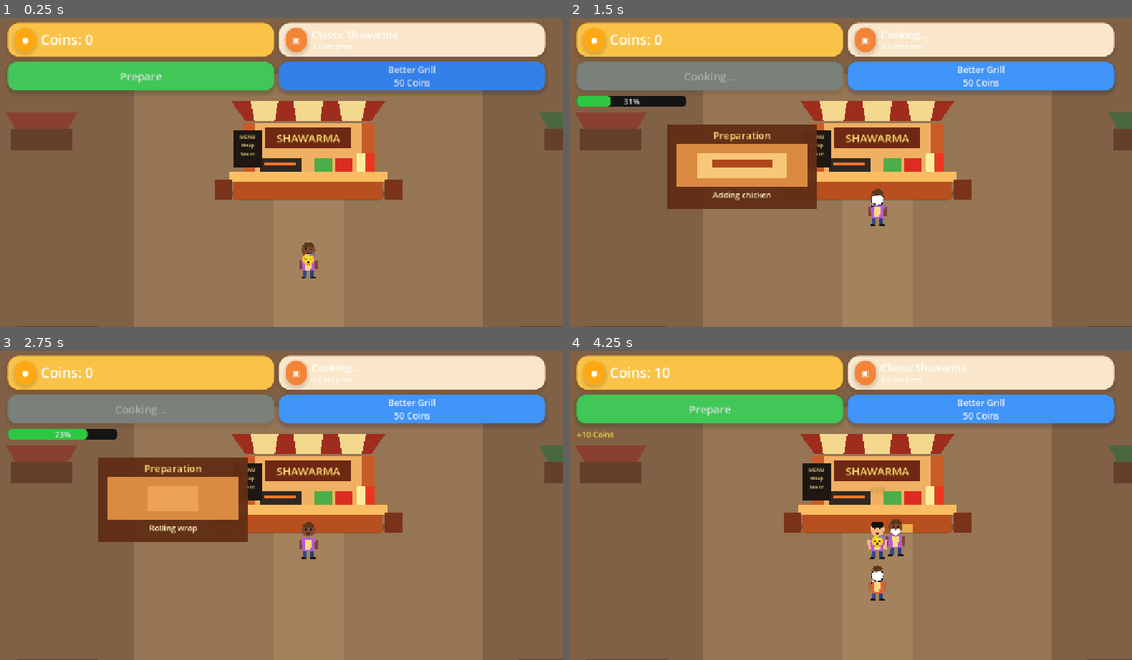
Above: before the commit, frames 1-4 (two rows, left to right).
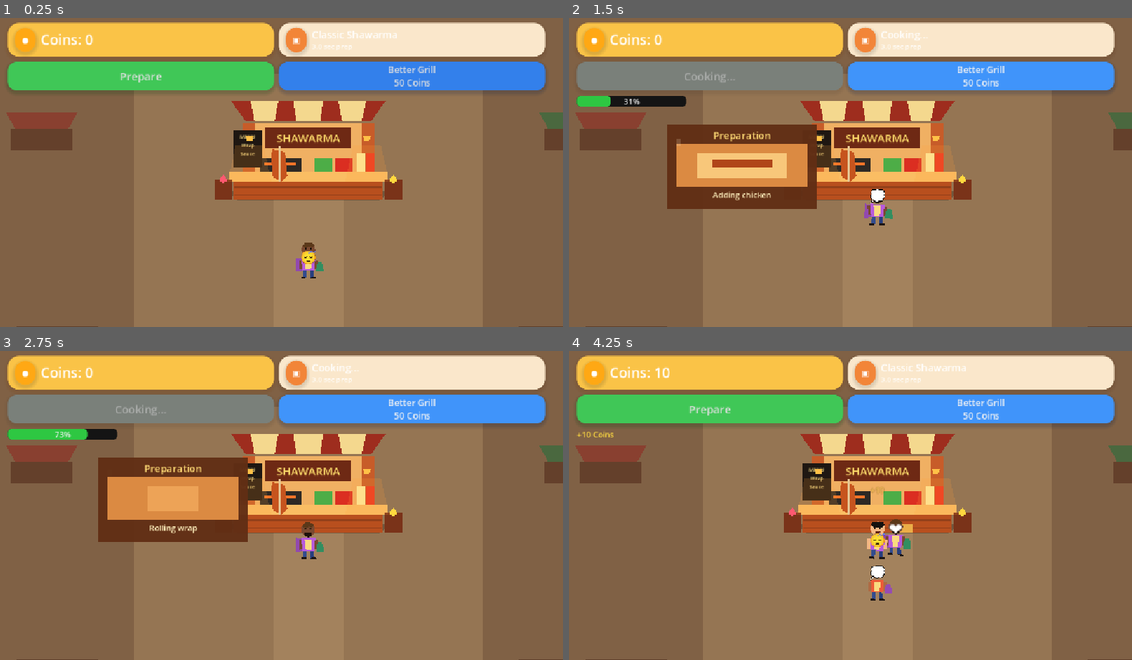
Above: after the commit, the same moments.

Repository: pyto159/ShawarmaEmpire
Game: Godot game, scene res://Scenes/Main.tscn
Two runs of this game, one before a commit and one after it. Both use one fixed random seed, a clock stepped at 60 frames per second and the inputs below.
Inputs:
- Up to frame 1 (0.25 s): no input
- Up to frame 2 (1.5 s): click "Prepare" at 0.5 s; click "Better Grill 50 Coins" at 1.25 s
- Up to frame 3 (2.75 s): click "Better Grill 50 Coins" at 2 s
- Up to frame 4 (4.25 s): click "Better Grill 50 Coins" at 2.75 s

The runs differ from the first frame. In frame 1, 1.1% of the frame differs, in the area x 39-71%, y 38-82%; in frame 2, 0.9%; in frame 3, 0.8%; in frame 4, 1.3%, in the area x 39-71%, y 38-81%.

Commit message:
Start visual polish sprint

Diff:
--- a/shawarma-empire/Scenes/Customer/Customer.tscn
+++ b/shawarma-empire/Scenes/Customer/Customer.tscn
@@ -80,6 +80,55 @@
 color = Color(0.36, 0.12, 0.08, 1)
 polygon = PackedVector2Array(-5, 0, 5, 0, 3, 3, 0, 4, -3, 3)
 
+[node name="Backpack" type="Polygon2D" parent="Body"]
+visible = false
+position = Vector2(-18, 2)
+z_index = -1
+color = Color(0.12, 0.32, 0.52, 1)
+polygon = PackedVector2Array(-6, -10, 6, -8, 8, 16, -7, 18)
+
+[node name="Hat" type="Polygon2D" parent="Body"]
+visible = false
+position = Vector2(0, -39)
+z_index = 2
+color = Color(0.22, 0.46, 0.78, 1)
+polygon = PackedVector2Array(-15, 4, 15, 4, 12, 8, -12, 8, -8, -3, 8, -3, 11, 4, -11, 4)
+
+[node name="Glasses" type="Node2D" parent="Body"]
+visible = false
+position = Vector2(0, -25)
+z_index = 3
+
+[node name="LeftLens" type="Polygon2D" parent="Body/Glasses"]
+color = Color(0.05, 0.04, 0.03, 1)
+polygon = PackedVector2Array(-10, -3, -2, -3, -2, 3, -10, 3)
+
+[node name="Bridge" type="ColorRect" parent="Body/Glasses"]
+mouse_filter = 2
+offset_left = -2.0
+offset_top = -1.0
+offset_right = 2.0
+offset_bottom = 1.0
+color = Color(0.05, 0.04, 0.03, 1)
+
+[node name="RightLens" type="Polygon2D" parent="Body/Glasses"]
+color = Color(0.05, 0.04, 0.03, 1)
+polygon = PackedVector2Array(2, -3, 10, -3, 10, 3, 2, 3)
+
+[node name="Beard" type="Polygon2D" parent="Body"]
+visible = false
+position = Vector2(0, -18)
+z_index = 2
+color = Color(0.12, 0.07, 0.04, 1)
+polygon = PackedVector2Array(-8, -1, 8, -1, 6, 7, 0, 10, -6, 7)
+
+[node name="Handbag" type="Polygon2D" parent="Body"]
+visible = false
+position = Vector2(22, 10)
+z_index = 2
+color = Color(0.5, 0.16, 0.38, 1)
+polygon = PackedVector2Array(-5, -5, 7, -5, 8, 10, -7, 10, -6, -3, -2, -10, 4, -10, 7, -3)
+
 [node name="CollisionShape2D" type="CollisionShape2D" parent="."]
 shape = SubResource("CapsuleShape2D_customer")
 
--- a/shawarma-empire/Scenes/Main.tscn
+++ b/shawarma-empire/Scenes/Main.tscn
@@ -355,6 +355,65 @@
 offset_bottom = 112.0
 color = Color(0.48, 0.2, 0.1, 1)
 
+[node name="CounterWoodGrainTop" type="ColorRect" parent="World/ShawarmaStand"]
+mouse_filter = 2
+offset_left = -148.0
+offset_top = 84.0
+offset_right = 148.0
+offset_bottom = 88.0
+color = Color(0.46, 0.2, 0.09, 0.55)
+
+[node name="CounterWoodGrainBottom" type="ColorRect" parent="World/ShawarmaStand"]
+mouse_filter = 2
+offset_left = -148.0
+offset_top = 100.0
+offset_right = 148.0
+offset_bottom = 104.0
+color = Color(0.42, 0.18, 0.08, 0.5)
+
+[node name="VerticalMeatGrill" type="Polygon2D" parent="World/ShawarmaStand"]
+position = Vector2(-58, 42)
+color = Color(0.78, 0.33, 0.12, 1)
+polygon = PackedVector2Array(-14, -32, 11, -26, 16, 22, 3, 34, -13, 24, -17, -18)
+
+[node name="MeatGrillSkewer" type="ColorRect" parent="World/ShawarmaStand"]
+mouse_filter = 2
+offset_left = -60.0
+offset_top = 4.0
+offset_right = -56.0
+offset_bottom = 76.0
+color = Color(0.9, 0.78, 0.58, 1)
+
+[node name="WarmLampLeft" type="Polygon2D" parent="World/ShawarmaStand"]
+position = Vector2(-118, -12)
+color = Color(1, 0.76, 0.28, 1)
+polygon = PackedVector2Array(-8, -5, 8, -5, 5, 6, -5, 6)
+
+[node name="WarmLampRight" type="Polygon2D" parent="World/ShawarmaStand"]
+position = Vector2(118, -12)
+color = Color(1, 0.76, 0.28, 1)
+polygon = PackedVector2Array(-8, -5, 8, -5, 5, 6, -5, 6)
+
+[node name="LampGlowLeft" type="Polygon2D" parent="World/ShawarmaStand"]
+position = Vector2(-118, 2)
+color = Color(1, 0.63, 0.22, 0.18)
+polygon = PackedVector2Array(-28, 0, 28, 0, 44, 74, -44, 74)
+
+[node name="LampGlowRight" type="Polygon2D" parent="World/ShawarmaStand"]
+position = Vector2(118, 2)
+color = Color(1, 0.63, 0.22, 0.18)
+polygon = PackedVector2Array(-28, 0, 28, 0, 44, 74, -44, 74)
+
+[node name="FlowerLeftBlossom" type="Polygon2D" parent="World/ShawarmaStand"]
+position = Vector2(-171, 70)
+color = Color(1, 0.35, 0.44, 1)
+polygon = PackedVector2Array(0, -8, 6, -2, 8, 5, 0, 8, -8, 5, -6, -2)
+
+[node name="FlowerRightBlossom" type="Polygon2D" parent="World/ShawarmaStand"]
+position = Vector2(171, 70)
+color = Color(1, 0.85, 0.25, 1)
+polygon = PackedVector2Array(0, -8, 6, -2, 8, 5, 0, 8, -8, 5, -6, -2)
+
 [node name="CookingStand" parent="World" instance=ExtResource("6_cooking_stand")]
 position = Vector2(640, 92)
 
--- a/shawarma-empire/Scenes/Stand/PreparationTable.tscn
+++ b/shawarma-empire/Scenes/Stand/PreparationTable.tscn
@@ -61,6 +61,42 @@
 offset_bottom = 34.0
 color = Color(1, 0.94, 0.67, 1)
 
+[node name="TomatoSlices" type="ColorRect" parent="Panel/Board"]
+mouse_filter = 2
+layout_mode = 0
+offset_left = 92.0
+offset_top = 24.0
+offset_right = 172.0
+offset_bottom = 34.0
+color = Color(0.9, 0.16, 0.12, 1)
+
+[node name="CucumberSlices" type="ColorRect" parent="Panel/Board"]
+mouse_filter = 2
+layout_mode = 0
+offset_left = 84.0
+offset_top = 42.0
+offset_right = 180.0
+offset_bottom = 52.0
+color = Color(0.35, 0.78, 0.38, 1)
+
+[node name="SmokeOne" type="ColorRect" parent="Panel/Board"]
+mouse_filter = 2
+layout_mode = 0
+offset_left = 114.0
+offset_top = 4.0
+offset_right = 122.0
+offset_bottom = 18.0
+color = Color(1, 0.92, 0.78, 0.28)
+
+[node name="SmokeTwo" type="ColorRect" parent="Panel/Board"]
+mouse_filter = 2
+layout_mode = 0
+offset_left = 144.0
+offset_top = 8.0
+offset_right = 152.0
+offset_bottom = 22.0
+color = Color(1, 0.92, 0.78, 0.22)
+
 [node name="RolledShawarma" type="ColorRect" parent="Panel/Board"]
 mouse_filter = 2
 layout_mode = 0
--- a/shawarma-empire/Scripts/Customer/Customer.gd
+++ b/shawarma-empire/Scripts/Customer/Customer.gd
@@ -40,6 +40,11 @@
 ]
 const CUSTOMER_SCALE_MIN: float = 0.94
 const CUSTOMER_SCALE_MAX: float = 1.06
+const DETAIL_CHANCE_PERCENT: int = 38
+const BREATHING_SCALE: Vector2 = Vector2(1.018, 0.988)
+const IDLE_SWAY_DEGREES: float = 1.4
+const BODY_BOB_PIXELS: float = 1.2
+const IDLE_ANIMATION_SECONDS: float = 1.35
 
 
 enum CustomerState {
@@ -78,10 +83,20 @@
 @onready var _left_arm_visual: Polygon2D = $Body/LeftArm
 @onready var _right_arm_visual: Polygon2D = $Body/RightArm
 @onready var _hair_visual: Polygon2D = $Body/Hair
+@onready var _hat_visual: Polygon2D = $Body/Hat
+@onready var _glasses_visual: Node2D = $Body/Glasses
+@onready var _beard_visual: Polygon2D = $Body/Beard
+@onready var _backpack_visual: Polygon2D = $Body/Backpack
+@onready var _handbag_visual: Polygon2D = $Body/Handbag
+
+var _idle_tween: Tween
+var _idle_body_scale: Vector2 = Vector2.ONE
+var _idle_body_position: Vector2 = Vector2.ZERO
 
 
 func _ready() -> void:
 	_apply_random_visual_style()
+	_start_idle_animation()
 	_target_position = global_position
 	_set_food_visual(_get_configured_food_visual())
 	_set_queue_system(_get_configured_queue_system())
@@ -94,6 +109,7 @@
 
 
 func _exit_tree() -> void:
+	_stop_idle_animation()
 	leave_queue()
 	_disconnect_queue_system_signals()
 
@@ -509,10 +525,11 @@
 	_right_arm_visual.color = skin_tone
 	_hair_visual.color = _get_random_color(HAIR_COLORS)
 	_body_visual.scale = Vector2.ONE * randf_range(CUSTOMER_SCALE_MIN, CUSTOMER_SCALE_MAX)
-	_apply_random_headwear()
-
-
-func _apply_random_headwear() -> void:
+	_apply_random_hair_style()
+	_apply_random_details()
+
+
+func _apply_random_hair_style() -> void:
 	if randi() % 2 == 0:
 		_hair_visual.polygon = PackedVector2Array([
 			Vector2(-11, 2),
@@ -540,3 +557,48 @@
 		return Color.WHITE
 
 	return colors[randi() % colors.size()]
+
+
+func _apply_random_details() -> void:
+	_hide_optional_details()
+	_hat_visual.visible = _roll_detail()
+	_glasses_visual.visible = _roll_detail()
+	_beard_visual.visible = _roll_detail()
+	_backpack_visual.visible = _roll_detail()
+	_handbag_visual.visible = _roll_detail()
+	_hat_visual.color = _get_random_color(BODY_COLORS).darkened(0.12)
+	_backpack_visual.color = _get_random_color(BODY_COLORS).darkened(0.2)
+	_handbag_visual.color = _get_random_color(BODY_COLORS).darkened(0.18)
+
+
+func _hide_optional_details() -> void:
+	for detail_node: CanvasItem in [_hat_visual, _glasses_visual, _beard_visual, _backpack_visual, _handbag_visual]:
+		detail_node.visible = false
+
+
+func _roll_detail() -> bool:
+	return randi() % 100 < DETAIL_CHANCE_PERCENT
+
+
+func _start_idle_animation() -> void:
+	_stop_idle_animation()
+	_idle_body_scale = _body_visual.scale
+	_idle_body_position = _body_visual.position
+	_idle_tween = create_tween()
+	_idle_tween.set_loops()
+	_idle_tween.set_trans(Tween.TRANS_SINE)
+	_idle_tween.set_ease(Tween.EASE_IN_OUT)
+	_idle_tween.tween_property(_body_visual, "scale", _idle_body_scale * BREATHING_SCALE, IDLE_ANIMATION_SECONDS)
+	_idle_tween.parallel().tween_property(_body_visual, "rotation_degrees", IDLE_SWAY_DEGREES, IDLE_ANIMATION_SECONDS)
+	_idle_tween.parallel().tween_property(_body_visual, "position", _idle_body_position + Vector2.UP * BODY_BOB_PIXELS, IDLE_ANIMATION_SECONDS)
+	_idle_tween.tween_property(_body_visual, "scale", _idle_body_scale, IDLE_ANIMATION_SECONDS)
+	_idle_tween.parallel().tween_property(_body_visual, "rotation_degrees", -IDLE_SWAY_DEGREES, IDLE_ANIMATION_SECONDS)
+	_idle_tween.parallel().tween_property(_body_visual, "position", _idle_body_position, IDLE_ANIMATION_SECONDS)
+
+
+func _stop_idle_animation() -> void:
+	if _idle_tween == null:
+		return
+
+	_idle_tween.kill()
+	_idle_tween = null
--- a/shawarma-empire/Scripts/Customer/CustomerEmotion.gd
+++ b/shawarma-empire/Scripts/Customer/CustomerEmotion.gd
@@ -5,12 +5,13 @@
 const WAITING_EMOJIS: Array[String] = ["🤔", "🙂", "😐", "😴", "💭"]
 const ANGRY_EMOJIS: Array[String] = ["😠", "😤", "🙄"]
 
-const FLOAT_DISTANCE: float = 18.0
+const FLOAT_DISTANCE: float = 28.0
 const FADE_IN_SECONDS: float = 0.12
 const DEFAULT_HOLD_SECONDS: float = 0.55
 const HAPPY_HOLD_SECONDS: float = 1.0
 const FADE_OUT_SECONDS: float = 0.28
-const START_SCALE: Vector2 = Vector2(0.85, 0.85)
+const START_SCALE: Vector2 = Vector2(0.72, 0.72)
+const BOUNCE_SCALE: Vector2 = Vector2(1.18, 1.18)
 const END_SCALE: Vector2 = Vector2.ONE
 
 @onready var emotion_label: Label = %EmotionLabel
@@ -78,11 +79,13 @@
 	_emotion_tween = create_tween()
 	_emotion_tween.set_parallel(true)
 	_emotion_tween.tween_property(self, "modulate:a", 1.0, FADE_IN_SECONDS)
-	_emotion_tween.tween_property(self, "scale", END_SCALE, FADE_IN_SECONDS).set_trans(Tween.TRANS_BACK).set_ease(Tween.EASE_OUT)
+	_emotion_tween.tween_property(self, "scale", BOUNCE_SCALE, FADE_IN_SECONDS).set_trans(Tween.TRANS_BACK).set_ease(Tween.EASE_OUT)
 	_emotion_tween.tween_property(self, "position", end_position, FADE_IN_SECONDS + hold_seconds + FADE_OUT_SECONDS).set_trans(Tween.TRANS_SINE).set_ease(Tween.EASE_OUT)
 	_emotion_tween.set_parallel(false)
+	_emotion_tween.tween_property(self, "scale", END_SCALE, 0.1).set_trans(Tween.TRANS_SINE).set_ease(Tween.EASE_OUT)
 	_emotion_tween.tween_interval(hold_seconds)
 	_emotion_tween.tween_property(self, "modulate:a", 0.0, FADE_OUT_SECONDS).set_trans(Tween.TRANS_QUAD).set_ease(Tween.EASE_IN)
+	_emotion_tween.parallel().tween_property(self, "scale", START_SCALE, FADE_OUT_SECONDS).set_trans(Tween.TRANS_SINE).set_ease(Tween.EASE_IN)
 	_emotion_tween.tween_callback(_hide_emotion)
 
 
--- a/shawarma-empire/Scripts/Stand/PreparationTable.gd
+++ b/shawarma-empire/Scripts/Stand/PreparationTable.gd
@@ -14,6 +14,8 @@
 const INGREDIENT_SETTLE_SECONDS: float = 0.05
 const INGREDIENT_DELAY_SECONDS: float = 0.025
 const INGREDIENT_ROTATION_DEGREES: float = 5.0
+const SMOKE_FLOAT_PIXELS: float = 16.0
+const SMOKE_PULSE_SECONDS: float = 0.8
 
 
 @export var cooking_stand_path: NodePath
@@ -23,12 +25,16 @@
 @onready var _lavash: ColorRect = $Panel/Board/Lavash
 @onready var _meat: ColorRect = $Panel/Board/Meat
 @onready var _sauce: ColorRect = $Panel/Board/GarlicSauce
+@onready var _tomato: ColorRect = $Panel/Board/TomatoSlices
+@onready var _cucumber: ColorRect = $Panel/Board/CucumberSlices
 @onready var _rolled_shawarma: ColorRect = $Panel/Board/RolledShawarma
 @onready var _complete_label: Label = $Panel/Board/CompleteLabel
+@onready var _smoke_particles: Array[ColorRect] = [$Panel/Board/SmokeOne, $Panel/Board/SmokeTwo]
 
 var _cooking_stand: CookingStand
 var _hide_timer: Timer = Timer.new()
 var _ingredient_tweens: Dictionary = {}
+var _smoke_tween: Tween
 
 
 func _ready() -> void:
@@ -104,7 +110,7 @@
 
 
 func _configure_ingredient_pivots() -> void:
-	for ingredient_node: Control in [_lavash, _meat, _sauce, _rolled_shawarma]:
+	for ingredient_node: Control in [_lavash, _meat, _sauce, _tomato, _cucumber, _rolled_shawarma]:
 		ingredient_node.pivot_offset = ingredient_node.size * 0.5
 
 
@@ -114,7 +120,10 @@
 	_set_ingredient_visible(_lavash, not is_rolled and safe_progress >= LAVASH_STEP_PROGRESS, 0, animate_ingredients)
 	_set_ingredient_visible(_meat, not is_rolled and safe_progress >= MEAT_STEP_PROGRESS, 1, animate_ingredients)
 	_set_ingredient_visible(_sauce, not is_rolled and safe_progress >= SAUCE_STEP_PROGRESS, 2, animate_ingredients)
-	_set_ingredient_visible(_rolled_shawarma, is_rolled, 3, animate_ingredients)
+	_set_ingredient_visible(_tomato, not is_rolled and safe_progress >= SAUCE_STEP_PROGRESS, 3, animate_ingredients)
+	_set_ingredient_visible(_cucumber, not is_rolled and safe_progress >= SAUCE_STEP_PROGRESS, 4, animate_ingredients)
+	_set_ingredient_visible(_rolled_shawarma, is_rolled, 5, animate_ingredients)
+	_set_smoke_visible(safe_progress >= MEAT_STEP_PROGRESS and safe_progress < COMPLETE_STEP_PROGRESS)
 	_complete_label.visible = safe_progress >= COMPLETE_STEP_PROGRESS
 	_update_status_label(safe_progress)
 
@@ -176,11 +185,12 @@
 
 
 func _hide_all_ingredients() -> void:
-	for ingredient_node: Control in [_lavash, _meat, _sauce, _rolled_shawarma]:
+	for ingredient_node: Control in [_lavash, _meat, _sauce, _tomato, _cucumber, _rolled_shawarma]:
 		_stop_ingredient_tween(ingredient_node)
 		_reset_ingredient_transform(ingredient_node)
 		ingredient_node.visible = false
 	_complete_label.visible = false
+	_set_smoke_visible(false)
 
 
 func _on_ingredient_tween_finished(ingredient_node: Control) -> void:
@@ -233,3 +243,37 @@
 
 func _on_hide_timer_timeout() -> void:
 	_reset_table()
+
+
+func _set_smoke_visible(should_show: bool) -> void:
+	for smoke_particle: ColorRect in _smoke_particles:
+		smoke_particle.visible = should_show
+	if should_show and (_smoke_tween == null or not _smoke_tween.is_valid()):
+		_start_smoke_animation()
+	elif not should_show:
+		_stop_smoke_animation()
+
+
+func _start_smoke_animation() -> void:
+	_stop_smoke_animation()
+	_smoke_tween = create_tween()
+	_smoke_tween.set_loops()
+	for smoke_particle: ColorRect in _smoke_particles:
+		smoke_particle.position = Vector2.ZERO
+		smoke_particle.modulate.a = 0.45
+		_smoke_tween.parallel().tween_property(smoke_particle, "position:y", -SMOKE_FLOAT_PIXELS, SMOKE_PULSE_SECONDS).set_trans(Tween.TRANS_SINE).set_ease(Tween.EASE_OUT)
+		_smoke_tween.parallel().tween_property(smoke_particle, "modulate:a", 0.0, SMOKE_PULSE_SECONDS).set_trans(Tween.TRANS_QUAD).set_ease(Tween.EASE_IN)
+	_smoke_tween.tween_callback(_reset_smoke_particles)
+
+
+func _reset_smoke_particles() -> void:
+	for smoke_particle: ColorRect in _smoke_particles:
+		smoke_particle.position = Vector2.ZERO
+		smoke_particle.modulate.a = 0.45
+
+
+func _stop_smoke_animation() -> void:
+	if _smoke_tween != null:
+		_smoke_tween.kill()
+		_smoke_tween = null
+	_reset_smoke_particles()
Not shown, changed: Docs/ROADMAP.md
Not shown, changed: Docs/TECHNICAL.md
